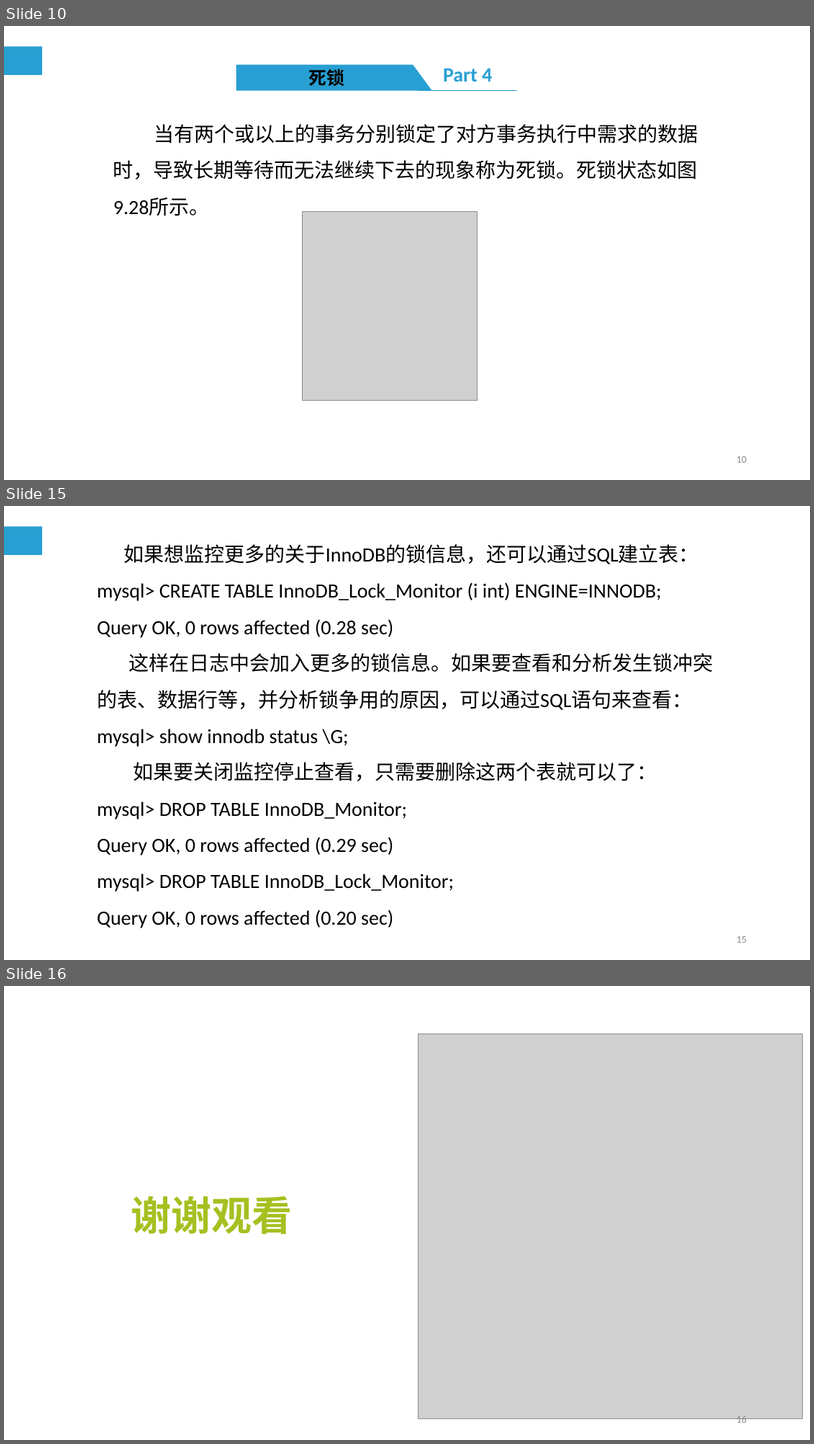
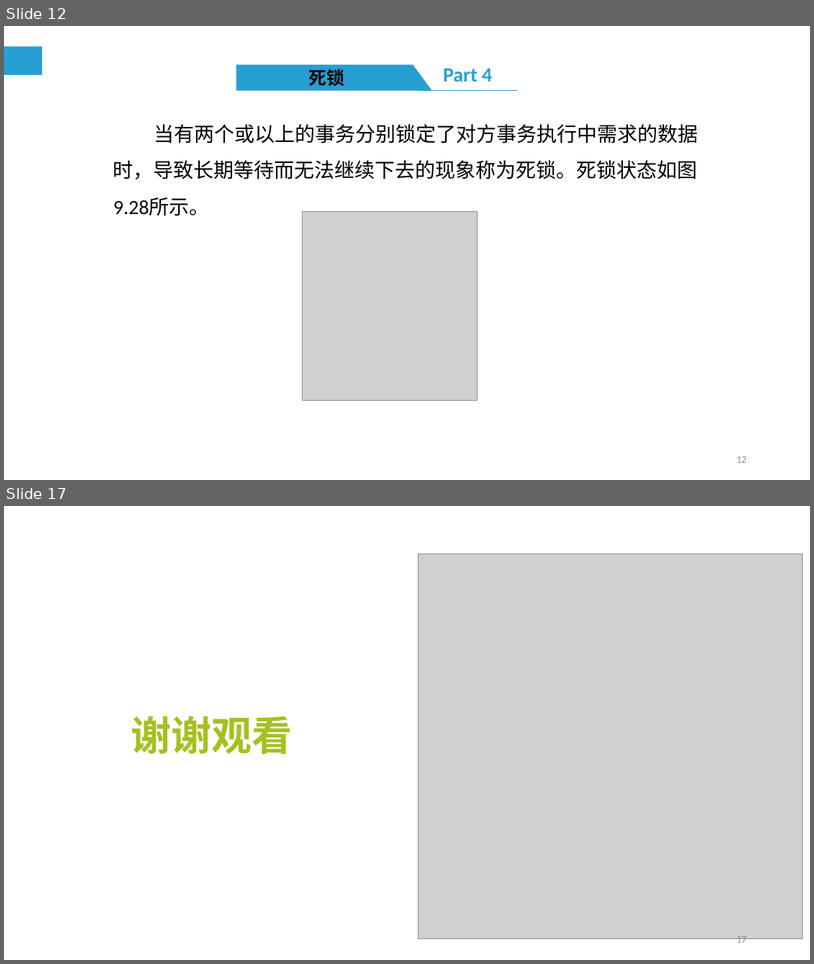
Before and after one commit to cqj726/mysql-s-PPT, a slide deck: PPT/第9章 MySQL编程基础（五）.ppt. Shown one above the other, each under a label of ours: slides 10, 15 and 16 before the commit, slides 12 and 17 after it; the slides between them are not shown. The pictures are 814x1444 and 814x964 pixels, drawn with LibreOffice and Linux fonts; fonts in the diff are those of the drawing; grey boxes stand for pictures. Boxes give left, top, right and bottom in pixels: in the first picture for what was removed or moved away, otherwise in the second. Text is boxed around its words. In the diff, an @@ line names an element or a change of style, - is before the commit and + after.

```diff
--- a/PPT/第9章 MySQL编程基础（五）.ppt
+++ b/PPT/第9章 MySQL编程基础（五）.ppt
@@ slide 15 removed at box(4, 506, 810, 960), background #FFFFFF; not listed: 1 template element that a slide beside it also shows @@
@@ text removed at box(97, 544, 713, 928) @@
-如果想监控更多的关于InnoDB的锁信息，还可以通过SQL建立表：
-mysql> CREATE TABLE InnoDB_Lock_Monitor (i int) ENGINE=INNODB;
-Query OK, 0 rows affected (0.28 sec)
-这样在日志中会加入更多的锁信息。如果要查看和分析发生锁冲突的表、数据行等，并分析锁争用的原因，可以通过SQL语句来查看：
-mysql> show innodb status \G;
-如果要关闭监控停止查看，只需要删除这两个表就可以了：
-mysql> DROP TABLE InnoDB_Monitor;
-Query OK, 0 rows affected (0.29 sec)
-mysql> DROP TABLE InnoDB_Lock_Monitor;
-Query OK, 0 rows affected (0.20 sec)
@@ page number removed at box(737, 936, 747, 942) @@
-15
@@ what was slide 10 is now slide 12 @@
@@ page number at box(737, 456, 747, 462): text changed @@
-10
+12
@@ what was slide 16 is now slide 17 @@
@@ page number at box(737, 936, 747, 945): text changed @@
-16
+17
```
Also in this commit, not shown: 11 slides changed, 3 slides added, 1 other slide removed, 3 other files.
